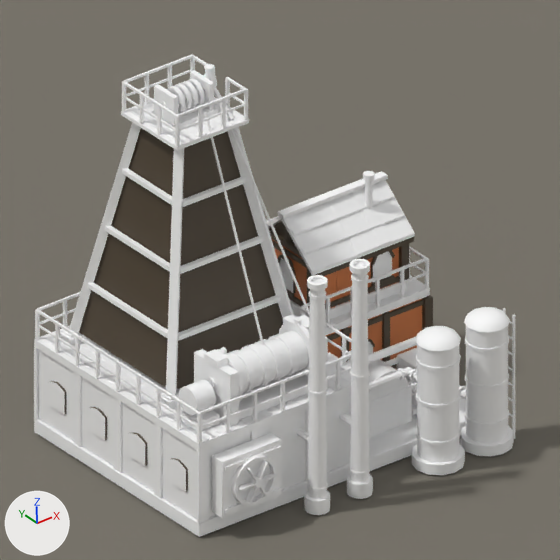
Two versions of the Blender file src/DeepFrontier/Art/Source/DeepDrill-ReferenceStudy.blend, one commit apart.
Camera for both pictures: the file's camera 'Camera'. The lights are fixed; the arrows at lower left show +X, +Y and +Z. The first picture is the older version.

The first picture shows 'DeepDrill.Architecture', 'DrawworksDrum', 'Plane' and 3 more.
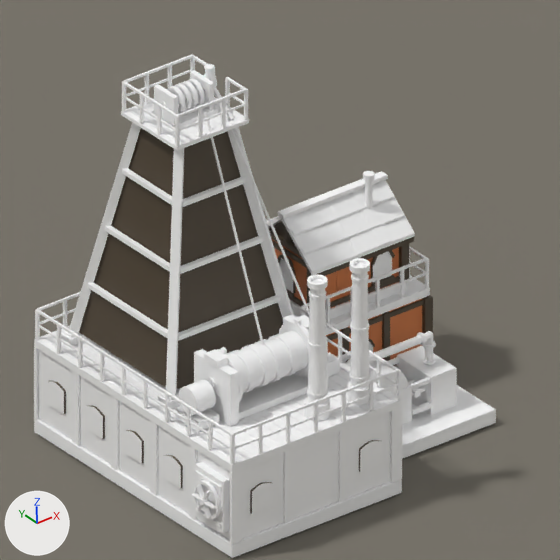
Changed parts and their boxes [x1, y1, x2, y2] in the pictures (560 x 560 px; the box of a moved part takes in the faces that stretch with it):
'DeepDrill.Architecture', reshaped: before [34, 54, 515, 537]; after [34, 54, 496, 558]
part 1 of me_deepdrill_architecture, moved or reshaped (not visible before): after [390, 407, 402, 483]
part 2 of me_deepdrill_architecture, moved or reshaped: before [305, 409, 309, 481]; after [338, 428, 348, 502]
part 3 of me_deepdrill_architecture, moved or reshaped (mostly hidden before): before [251, 428, 260, 440]; after [283, 449, 293, 524]
part 4 of me_deepdrill_architecture, moved or reshaped: before [197, 448, 209, 523]; after [230, 469, 242, 544]
part 5 of me_deepdrill_architecture, moved or reshaped: before [114, 398, 122, 473]; after [111, 396, 119, 471]
part 6 of me_deepdrill_architecture, moved or reshaped: before [154, 423, 163, 498]; after [150, 421, 158, 496]
part 7 of me_deepdrill_architecture, moved or reshaped: before [56, 394, 65, 414]; after [56, 394, 64, 414]
part 8 of me_deepdrill_architecture, moved or reshaped: before [56, 383, 65, 399]; after [56, 384, 64, 398]
part 9 of me_deepdrill_architecture, moved or reshaped: before [97, 420, 105, 440]; after [95, 419, 103, 439]
part 10 of me_deepdrill_architecture, deleted: before [55, 307, 515, 518]
part 11 of me_deepdrill_architecture, built on: before [34, 259, 466, 537]; after [34, 258, 402, 558]

What changed in the scene script:
```text
Change me_deepdrill_architecture:
    used by ob_deepdrill_architecture; location = (0.0, 0.0, 0.0)
    remove me_deepdrill_architecture.from_pydata(...)  # 7043 vertices, 4204 faces; spans x -7.01..0.04, y -6.0..0.14, z 0.0..7.9
    add me_deepdrill_architecture.from_pydata(...)  # 6533 vertices, 3835 faces; spans x -7.19..0.04, y -6.0..0.14, z 0.0..7.9
    me_deepdrill_architecture part 1: the loose piece of 8 vertices spanning x -3.23..-2.99, y -5.0..-4.94, z 0.3..1.84 is moved by (0.0, -1.0, 0.0)
    me_deepdrill_architecture part 2: the loose piece of 8 vertices spanning x -4.45..-4.25, y -4.99..-4.94, z 0.3..1.84 is moved by (0.0, -1.0, 0.0)
    me_deepdrill_architecture part 3: the loose piece of 8 vertices spanning x -5.75..-5.55, y -4.99..-4.94, z 0.3..1.84 is moved by (0.0, -1.0, 0.0)
    me_deepdrill_architecture part 4: the loose piece of 8 vertices spanning x -7.01..-6.77, y -5.0..-4.94, z 0.3..1.84 is moved by (0.0, -1.0, 0.0)
    me_deepdrill_architecture part 5: the loose piece of 8 vertices spanning x -6.99..-6.94, y -2.6..-2.4, z 0.3..1.84 is moved by (0.0, 0.09, 0.0)
    me_deepdrill_architecture part 6: the loose piece of 8 vertices spanning x -6.99..-6.94, y -3.83..-3.62, z 0.3..1.84 is moved by (0.0, 0.13, 0.0)
    me_deepdrill_architecture part 7: the loose piece of 6 vertices spanning x -7.0, y -0.91..-0.66, z 0.79..1.12 is moved by (0.0, 0.02, 0.0)
    me_deepdrill_architecture part 8: the loose piece of 6 vertices spanning x -7.0, y -0.91..-0.66, z 1.12..1.35 is moved by (0.0, 0.02, 0.0)
    me_deepdrill_architecture part 9: the loose piece of 6 vertices spanning x -7.0, y -2.14..-1.89, z 0.79..1.12 is moved by (0.0, 0.07, 0.0)
    me_deepdrill_architecture part 10: 131 loose pieces with 1314 vertices, spanning x -7.0..-0.06, y -6.0..-0.35, z 0.0..2.81, are deleted
    me_deepdrill_architecture part 11: 108 vertices moved from x -7.0..-3.0, y -5.0..-3.68, z 0.3..2.64 to x -7.0..-3.0, y -6.0..-3.56, z 0.3..2.64; 340 vertices removed from x -7.0..-3.0, y -5.74..-5.0, z 0.0..4.9; 1128 vertices added at x -7.19..-3.0, y -6.0..-0.67, z 0.0..4.91
    other edits to the shape of me_deepdrill_architecture do not show in these pictures
```
